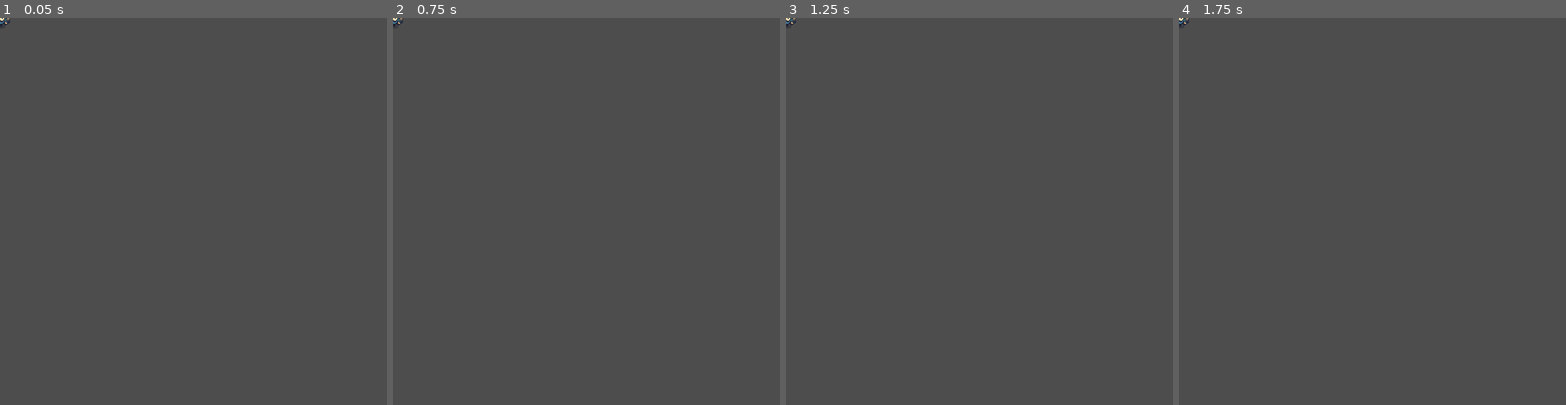
Above: before the commit, frames 1-4 (left to right).
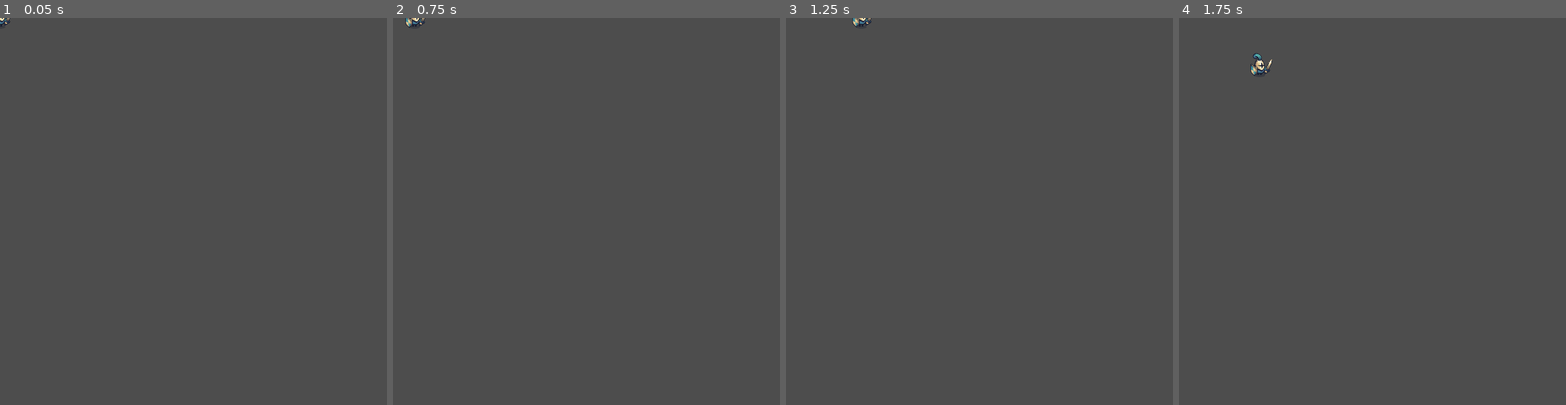
Above: after the commit, the same moments.

Repository: KZadka/prairie-king
Game: Godot game, scene res://Player/player.tscn
Same seed, same stepped clock (60 frames per second), same inputs: the game is played once before the commit and once after it. The project has no main scene, so this scene is started directly.
Inputs (mouse positions are in pixels of both pictures, inside the frame that each line leads up to):
- Up to frame 1 (0.05 s): no input
- Up to frame 2 (0.75 s): tap Enter at 0.5, 0.6 s; move the mouse to (671, 192) at 0.52 s; hold Right (move_right) from 0.53 s (still down); click (671, 192) at 0.67 s
- Up to frame 3 (1.25 s): keep holding Right (move_right)
- Up to frame 4 (1.75 s): move the mouse to (1295, 230) at 1.27 s; release Right (move_right) at 1.28 s; hold Down (move_down) from 1.28 s (still down); tap F at 1.35 s

Frame 1 is identical in both runs. In frame 2, 0.1% of the frame differs, in the area x 0-9%, y 0-3%; in frame 3, 0.1%; in frame 4, 0.2%, in the area x 0-25%, y 0-15%.

Commit message:
added: player - move character on board

Diff:
--- a/Player/player.gd
+++ b/Player/player.gd
@@ -1,11 +1,40 @@
 extends Area2D
 
+signal hit
+var speed = 200
+var screen_size
 
-# Called when the node enters the scene tree for the first time.
 func _ready() -> void:
-	pass # Replace with function body.
+	screen_size = get_viewport_rect().size
+	$Sprite.play()
+
+func _process(delta: float) -> void:
+	var velocity = Vector2.ZERO
+	if Input.is_action_pressed('move_up'):
+		velocity.y -= 1
+	if Input.is_action_pressed('move_down'):
+		velocity.y += 1
+	if Input.is_action_pressed('move_left'):
+		velocity.x -= 1
+	if Input.is_action_pressed('move_right'):
+		velocity.x += 1
+
+	if velocity.length() > 0:
+		velocity = velocity.normalized() * speed
+
+	if velocity.x != 0:
+		$Sprite.flip_h = velocity.x < 0
+
+	position += velocity * delta
+	position = position.clamp(Vector2.ZERO, screen_size)
 
 
-# Called every frame. 'delta' is the elapsed time since the previous frame.
-func _process(delta: float) -> void:
-	pass
+func _on_body_entered(body: Node2D) -> void:
+	hide()
+	hit.emit()
+	$Collision.set_deferred('disabled', true)
+	show()
+
+func start(pos):
+	position = pos
+	$Collision.disabled = false
--- a/Player/player.tscn
+++ b/Player/player.tscn
@@ -1,5 +1,6 @@
-[gd_scene load_steps=9 format=3 uid="uid://beqq483gu33ch"]
+[gd_scene load_steps=10 format=3 uid="uid://beqq483gu33ch"]
 
+[ext_resource type="Script" path="res://Player/player.gd" id="1_4wie6"]
 [ext_resource type="Texture2D" uid="uid://bm3cx1mjba46t" path="res://assets/player/knight/blue/tile000.png" id="1_skdx7"]
 [ext_resource type="Texture2D" uid="uid://dtic2edg1g6tr" path="res://assets/player/knight/blue/tile001.png" id="2_1kkfq"]
 [ext_resource type="Texture2D" uid="uid://dh6ejrqfn33lu" path="res://assets/player/knight/blue/tile002.png" id="3_w6kx4"]
@@ -37,6 +38,7 @@
 size = Vector2(40, 40)
 
 [node name="Player" type="Area2D"]
+script = ExtResource("1_4wie6")
 metadata/_edit_group_ = true
 
 [node name="Sprite" type="AnimatedSprite2D" parent="."]
@@ -61,3 +63,5 @@
 [node name="Collision" type="CollisionShape2D" parent="."]
 position = Vector2(4, -4)
 shape = SubResource("RectangleShape2D_78jb7")
+
+[connection signal="body_entered" from="." to="." method="_on_body_entered"]
